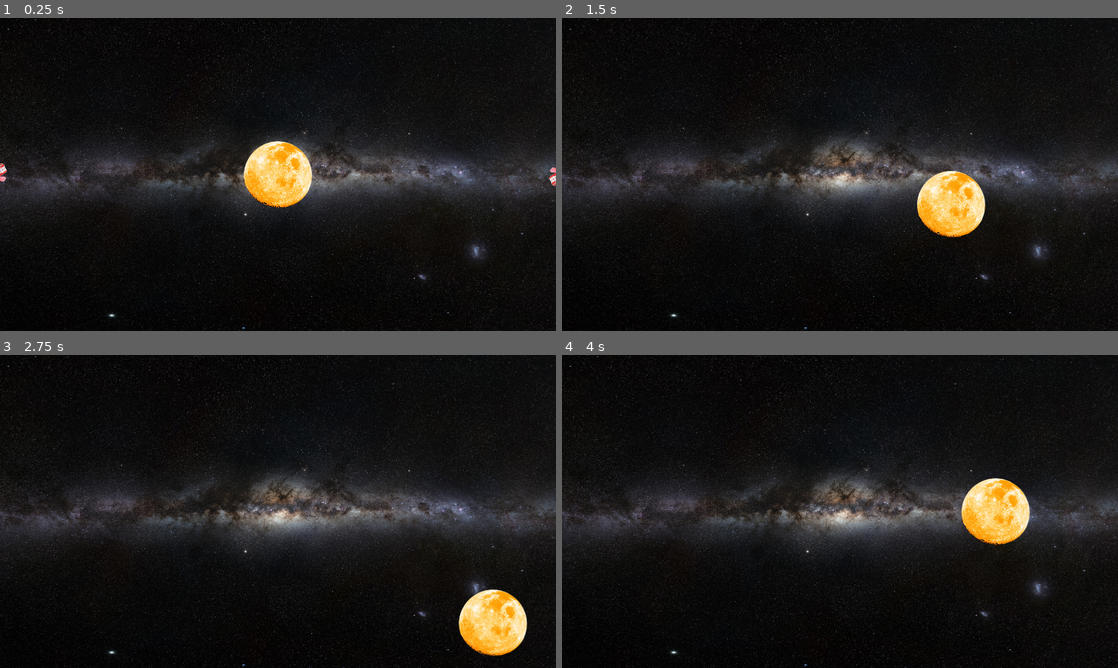
Above: before the commit, frames 1-4 (two rows, left to right).
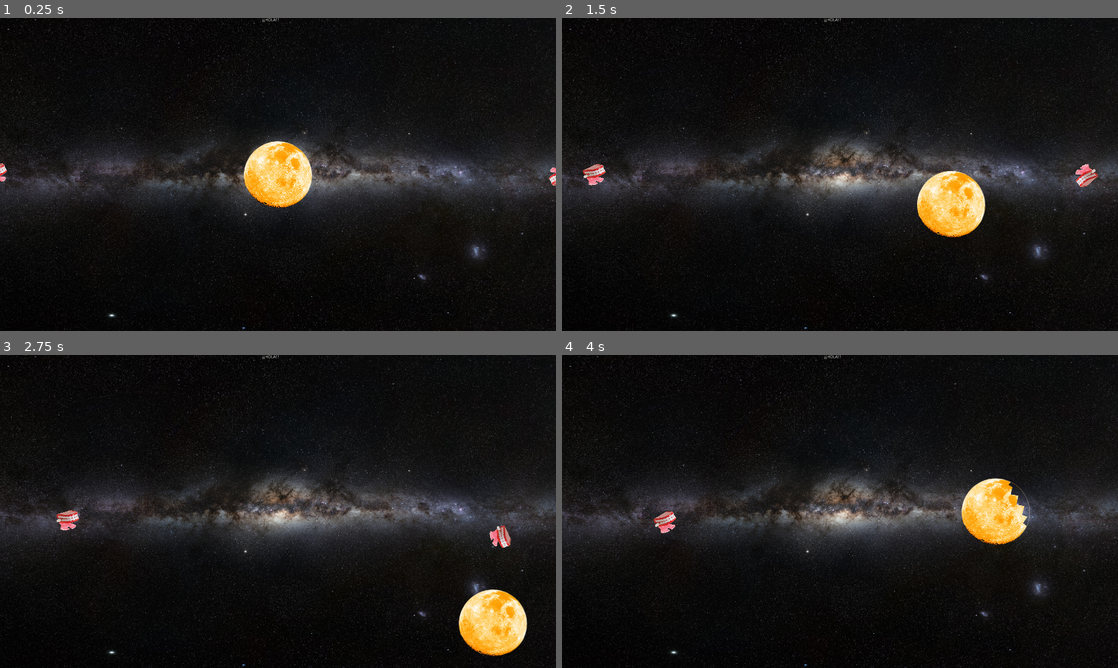
Above: after the commit, the same moments.

Repository: PushingPolygons/moonchomper-RosemaryKoshy
Game: Godot game, scene res://level/level.tscn
Same seed, same stepped clock (60 frames per second), same inputs: the game is played once before the commit and once after it. A sky picture missing from this copy of the repository is replaced by a grey-blue gradient.
Inputs (mouse positions are in pixels of both pictures, inside the frame that each line leads up to):
- Up to frame 1 (0.25 s): no input
- Up to frame 2 (1.5 s): move the mouse to (1112, 174) at 0.52 s; press the mouse at (1112, 174) at 0.53 s; hold Right (ui_right) 0.53-1.28 s; move the mouse to (589, 174) at 1.27 s; release the mouse at (589, 174) at 1.28 s; hold Down (ui_down) from 1.28 s (still down); right-click (589, 174) at 1.35 s; click (589, 174) at 1.42 s
- Up to frame 3 (2.75 s): move the mouse to (333, 442) at 2.02 s; release Down (ui_down) at 2.03 s; press the mouse at (333, 442) at 2.03 s; hold Right (ui_right) from 2.03 s (still down)
- Up to frame 4 (4 s): move the mouse to (812, 574) at 2.77 s; release Right (ui_right) at 2.78 s; release the mouse at (812, 574) at 2.78 s; hold Up (ui_up) 2.78-3.53 s; right-click (812, 574) at 2.85 s; click (812, 574) at 2.92 s; move the mouse to (1006, 558) at 3.52 s; press the mouse at (1006, 558) at 3.53 s; hold Left (ui_left) from 3.53 s (still down)

The runs differ from the first frame. In frame 1, less than 0.1% of the frame differs, in the area x 47-51%, y 0-2%; in frame 2, 0.4%; in frame 3, 0.4%; in frame 4, 0.4%, in the area x 16-85%, y 0-61%.

Commit message:
rename buttons

Diff:
--- a/code/level/level.tscn
+++ b/code/level/level.tscn
@@ -9,9 +9,6 @@
 pause_mode = 2
 script = ExtResource( 2 )
 
-[node name="Menu" parent="." instance=ExtResource( 4 )]
-visible = false
-
 [node name="Sky" type="Sprite" parent="."]
 texture = ExtResource( 3 )
 centered = false
@@ -19,3 +16,5 @@
 [node name="Moon" parent="." instance=ExtResource( 1 )]
 position = Vector2( 960, 540 )
 scale = Vector2( 0.5, 0.5 )
+
+[node name="Menu" parent="." instance=ExtResource( 4 )]
--- a/code/menu/menu.tscn
+++ b/code/menu/menu.tscn
@@ -26,7 +26,7 @@
 "_edit_use_anchors_": false
 }
 
-[node name="Button" type="Button" parent="Panel"]
+[node name="Resume" type="Button" parent="Panel"]
 anchor_left = 0.5
 anchor_top = 0.2
 anchor_right = 0.5
@@ -37,8 +37,11 @@
 margin_bottom = 35.0
 text = "Resume"
 icon = ExtResource( 2 )
+__meta__ = {
+"_edit_use_anchors_": false
+}
 
-[node name="Button2" type="Button" parent="Panel"]
+[node name="Restart" type="Button" parent="Panel"]
 anchor_left = 0.5
 anchor_top = 0.5
 anchor_right = 0.5
@@ -53,7 +56,7 @@
 "_edit_use_anchors_": false
 }
 
-[node name="Button3" type="Button" parent="Panel"]
+[node name="Quit" type="Button" parent="Panel"]
 anchor_left = 0.5
 anchor_top = 0.8
 anchor_right = 0.5
